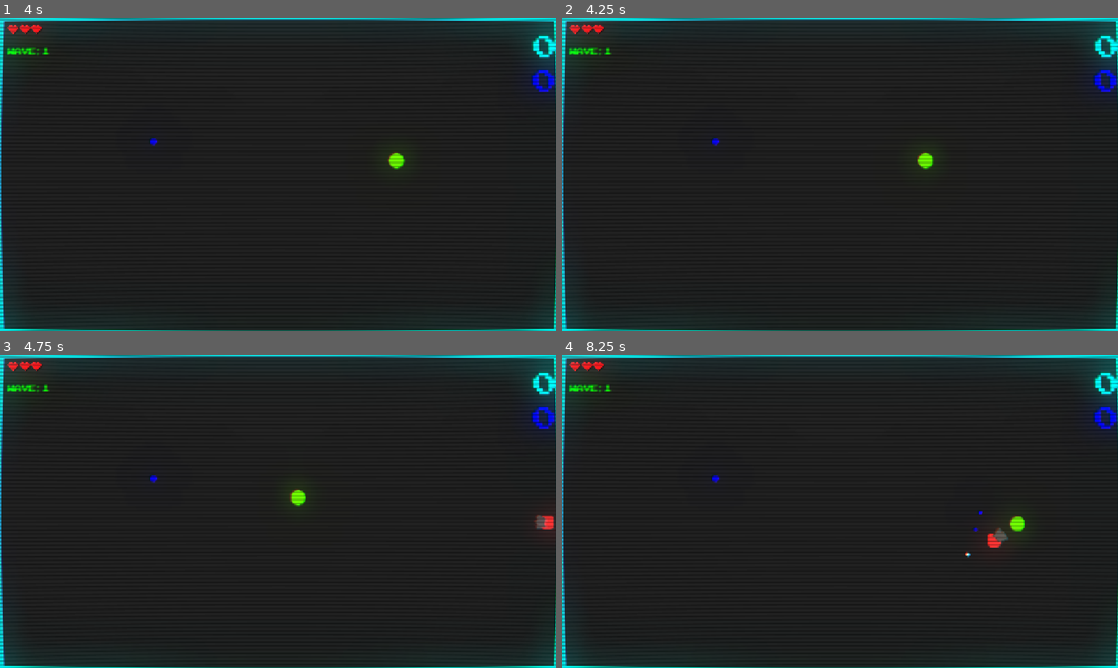
Above: before the commit, frames 1-4 (two rows, left to right).
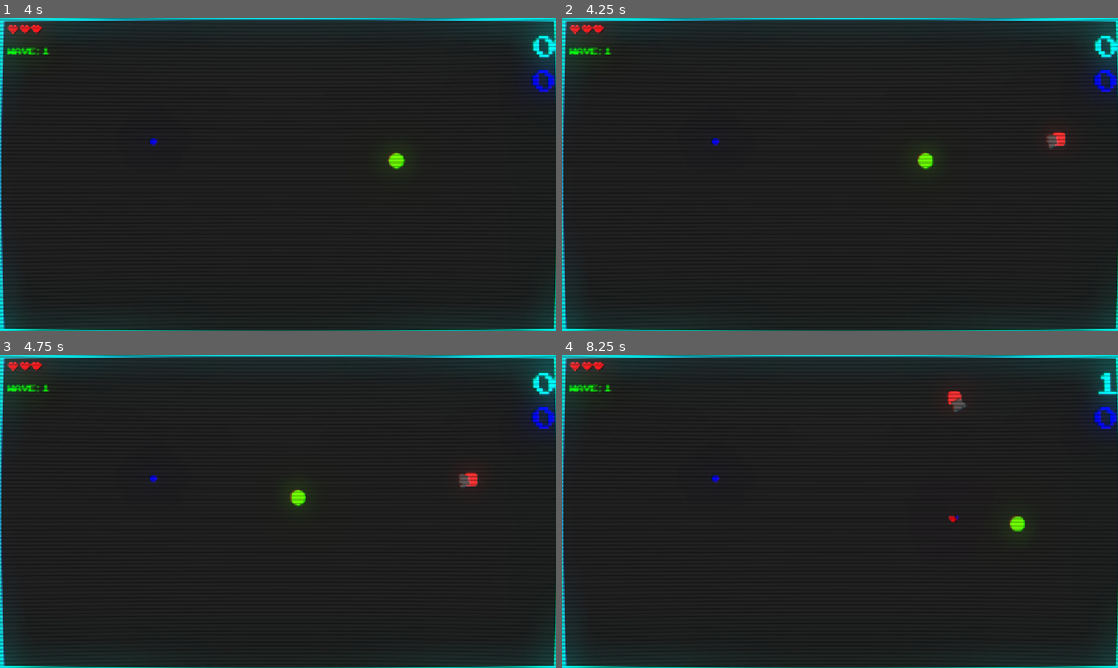
Above: after the commit, the same moments.

Repository: ktosox/GWJ80
Game: Godot game, scene res://level/test_level.tscn
Same seed, same stepped clock (60 frames per second), same inputs: the game is played once before the commit and once after it.
Inputs:
- Up to frame 1 (4 s): tap Enter (ui_accept) at 0.5, 0.77, 1.52, 3.02, 3.77 s; hold D (right) 0.53-1.28 s; hold Down (down) 1.28-2.03 s; hold D (right) 2.03-2.78 s; hold W (up) 2.78-3.53 s; hold A (left) from 3.53 s (still down)
- Up to frame 2 (4.25 s): keep holding A (left)
- Up to frame 3 (4.75 s): keep holding A (left); tap Enter (ui_accept) at 4.52 s
- Up to frame 4 (8.25 s): release A (left) at 5.03 s; hold Down (down) 5.03-5.78 s; hold D (right) 5.78-6.53 s; tap Enter (ui_accept) at 6.02, 6.77, 7.52 s; hold W (up) 6.53-7.28 s; hold D (right) 7.28-8.03 s; hold Down (down) from 8.03 s (still down)

Frame 1 is identical in both runs. In frame 2, 0.2% of the frame differs, in the area x 87-91%, y 36-42%; in frame 3, 0.3%; in frame 4, 0.6%, in the area x 69-100%, y 5-65%.

Commit message:
fixing the git conflict

Diff:
--- a/Game/level/test_level.tscn
+++ b/Game/level/test_level.tscn
@@ -45,19 +45,19 @@
 [node name="enemy_spawners" type="Node" parent="."]
 
 [node name="EnemySpawner" parent="enemy_spawners" node_paths=PackedStringArray("tracked_player") instance=ExtResource("2_owtjd")]
-position = Vector2(-56, 319)
+position = Vector2(60, 484)
 tracked_player = NodePath("../../Player")
 
 [node name="EnemySpawner2" parent="enemy_spawners" node_paths=PackedStringArray("tracked_player") instance=ExtResource("2_owtjd")]
-position = Vector2(1341, 396)
+position = Vector2(1166, 274)
 tracked_player = NodePath("../../Player")
 
 [node name="EnemySpawner3" parent="enemy_spawners" node_paths=PackedStringArray("tracked_player") instance=ExtResource("2_owtjd")]
-position = Vector2(565, 756)
+position = Vector2(442, 643)
 tracked_player = NodePath("../../Player")
 
 [node name="EnemySpawner4" parent="enemy_spawners" node_paths=PackedStringArray("tracked_player") instance=ExtResource("2_owtjd")]
-position = Vector2(711, -52)
+position = Vector2(890, 78)
 tracked_player = NodePath("../../Player")
 
 [node name="enemy_group_node" type="Node" parent="."]
@@ -68,7 +68,7 @@
 [node name="UI" parent="." instance=ExtResource("4_owtjd")]
 
 [node name="wave_timer" type="Timer" parent="."]
-wait_time = 30.0
+wait_time = 22.0
 autostart = true
 
 [node name="spawn_timer" type="Timer" parent="."]
